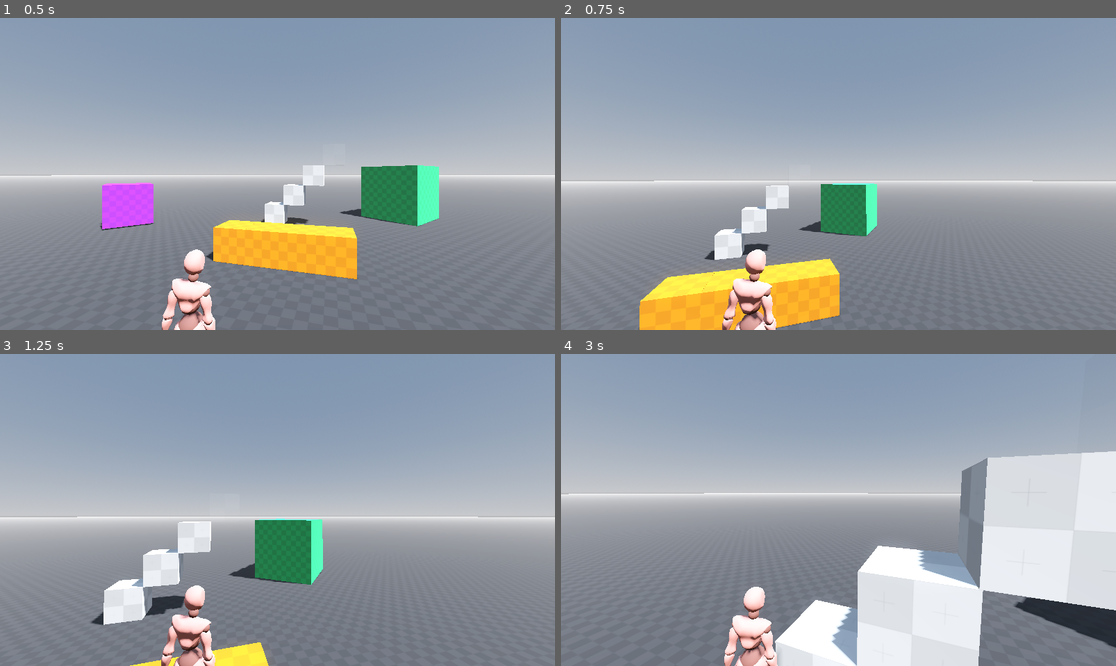
Above: before the commit, frames 1-4 (two rows, left to right).
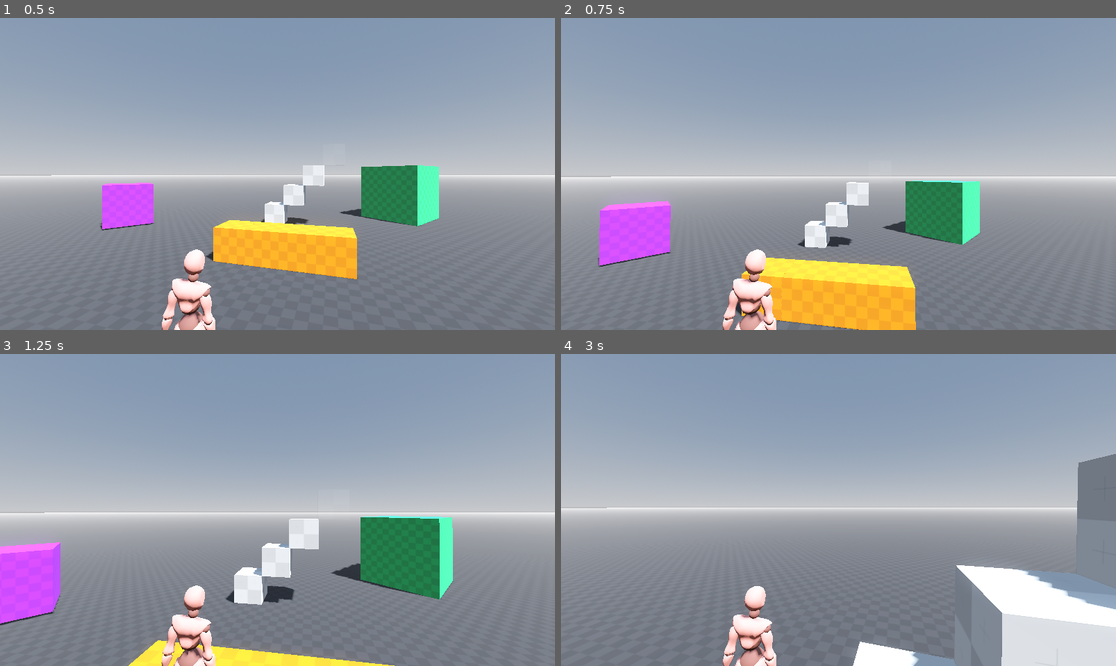
Above: after the commit, the same moments.

Repository: sassani134/fyc3rdPerson
Game: Godot game, scene res://scenes/main.tscn
Same seed, same stepped clock (60 frames per second), same inputs: the game is played once before the commit and once after it.
Inputs (mouse positions are in pixels of both pictures, inside the frame that each line leads up to):
- Up to frame 1 (0.5 s): no input
- Up to frame 2 (0.75 s): tap Enter (ui_accept) at 0.5 s; move the mouse to (866, 174) at 0.52 s; hold Up (ui_up) from 0.53 s (still down)
- Up to frame 3 (1.25 s): keep holding Up (ui_up); tap Enter (ui_accept) at 0.77 s
- Up to frame 4 (3 s): keep holding Up (ui_up); move the mouse to (810, 510) at 1.27 s; tap Enter (ui_accept) at 1.52 s; move the mouse to (849, 503) at 2.02 s; move the mouse to (832, 516) at 2.77 s

Frame 1 is identical in both runs. In frame 2, 16% of the frame differs, in the area x 0-100%, y 50-100%; in frame 3, 15%; in frame 4, 29%, in the area x 0-100%, y 31-100%.

Commit message:
variable

Diff:
--- a/scenes/player.tscn
+++ b/scenes/player.tscn
@@ -8,6 +8,8 @@
 
 [node name="player" type="CharacterBody3D"]
 script = ExtResource("1_xunpx")
+sens_horizontal = 0.1
+sens_vertical = 0.1
 
 [node name="CollisionShape3D" type="CollisionShape3D" parent="."]
 transform = Transform3D(1, 0, 0, 0, 1, 0, 0, 0, 1, 0, 1, 0)
--- a/scripts/player.gd
+++ b/scripts/player.gd
@@ -8,8 +8,9 @@
 # Get the gravity from the project settings to be synced with RigidBody nodes.
 var gravity = ProjectSettings.get_setting("physics/3d/default_gravity")
 
-var sens_horizontal = 0.5
-var sens_vertical = 0.5
+@export var sens_horizontal = 0.5
+@export var sens_vertical = 0.5
+
 func _ready():
 	Input.mouse_mode = Input.MOUSE_MODE_CAPTURED # mouse movment
 
